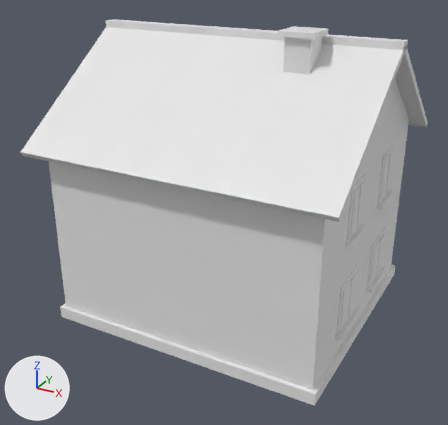
Renders of the glTF model assets/models/shop_central.glb from each side of a commit.
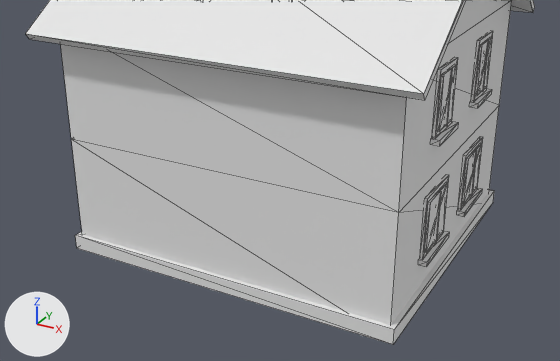
Each version is shown whole from a 50 mm camera at (3.41, -6.6, 4.49) aimed at (-0.06, -0.28, 1.33), then close up from a 50 mm camera at (3.54, -6.82, 3.89) aimed at (0.06, -0.51, 0.73). The lights are fixed; the arrows at lower left show +X, +Y and +Z. The last two pictures show the newer version. The close-ups show mesh edges as thin lines. Where no turn or scale is listed for an object, it has been applied to the vertices. Vertices at exactly the same position are counted once.

Objects in the first close-up: 'Shop_central'.
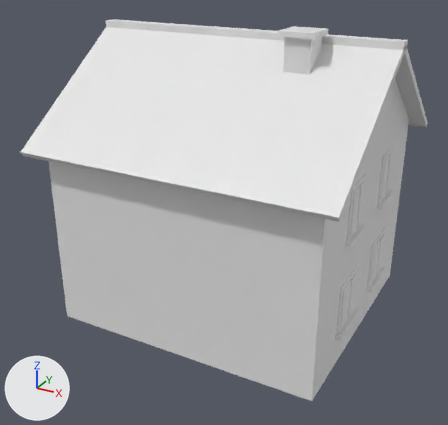
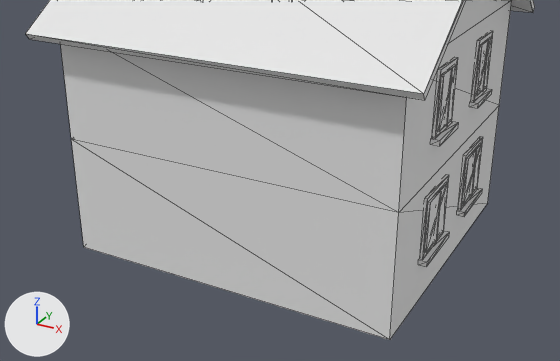
Where the change shows, as pixel boxes [x1, y1, x2, y2] in the close-ups (560 x 361 px):
'Shop_central', reshaped
    before: [26, 0, 535, 344]
    after: [26, 0, 535, 340]
part 1 of me_shop_central, deleted
    before: [75, 190, 494, 344]

The change, as a diff of the scene's bpy script:
```diff
--- a/assets/models/shop_central.glb.py
+++ b/assets/models/shop_central.glb.py
@@ me_shop_central @@
 # used by ob_shop_central; location = (0.0, 0.0, 0.0)
-me_shop_central.from_pydata(...)  # 470 vertices, 712 faces; spans x -1.9..1.9, y -1.77..1.77, z 0.0..3.63
+me_shop_central.from_pydata(...)  # 462 vertices, 700 faces; spans x -1.9..1.9, y -1.77..1.77, z 0.0..3.63
+# me_shop_central part 1: the loose piece of 8 vertices spanning x -1.75..1.75, y -1.6..1.6, z 0.0..0.15 is deleted
 me_shop_central.materials.append(mat_unit)
```
